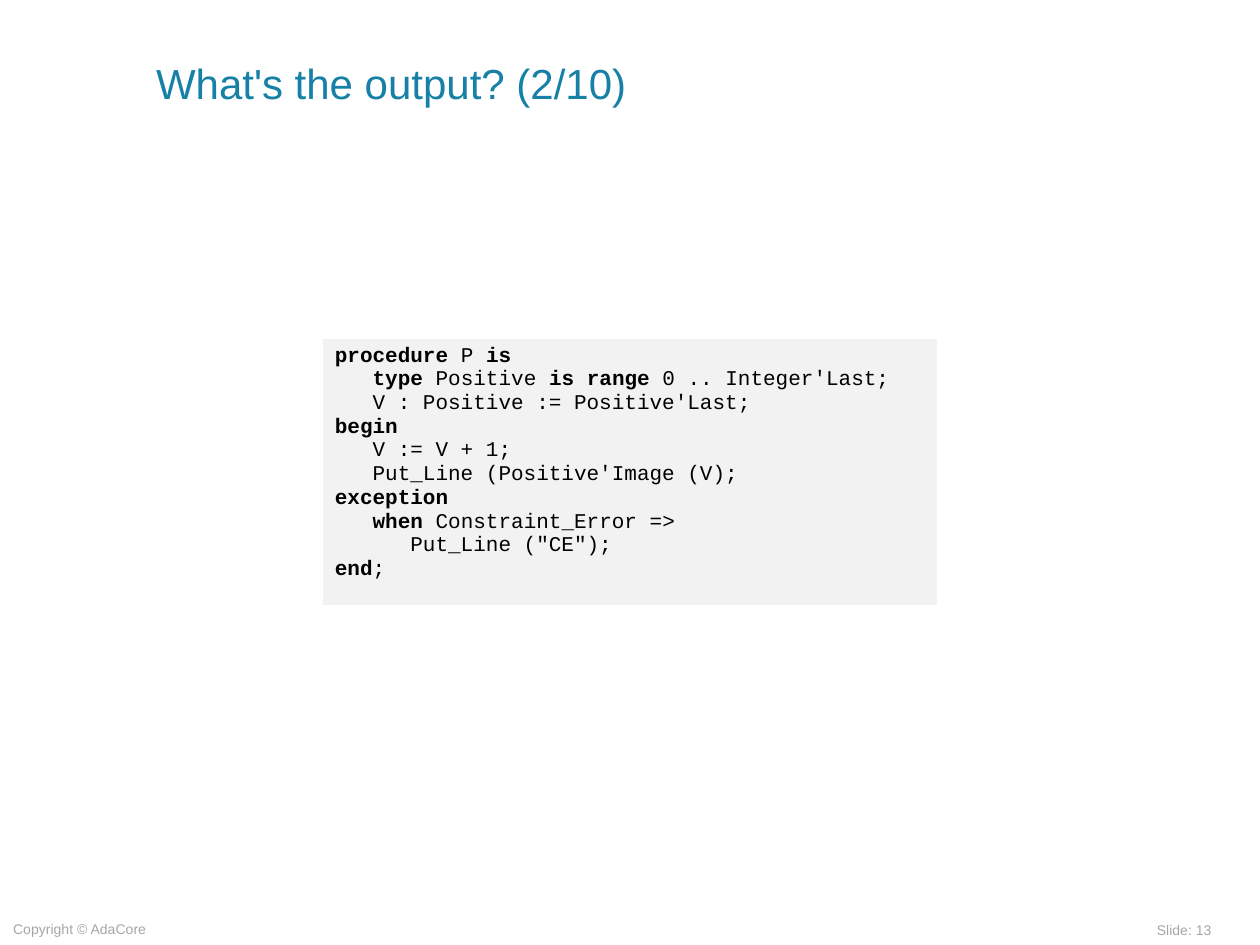
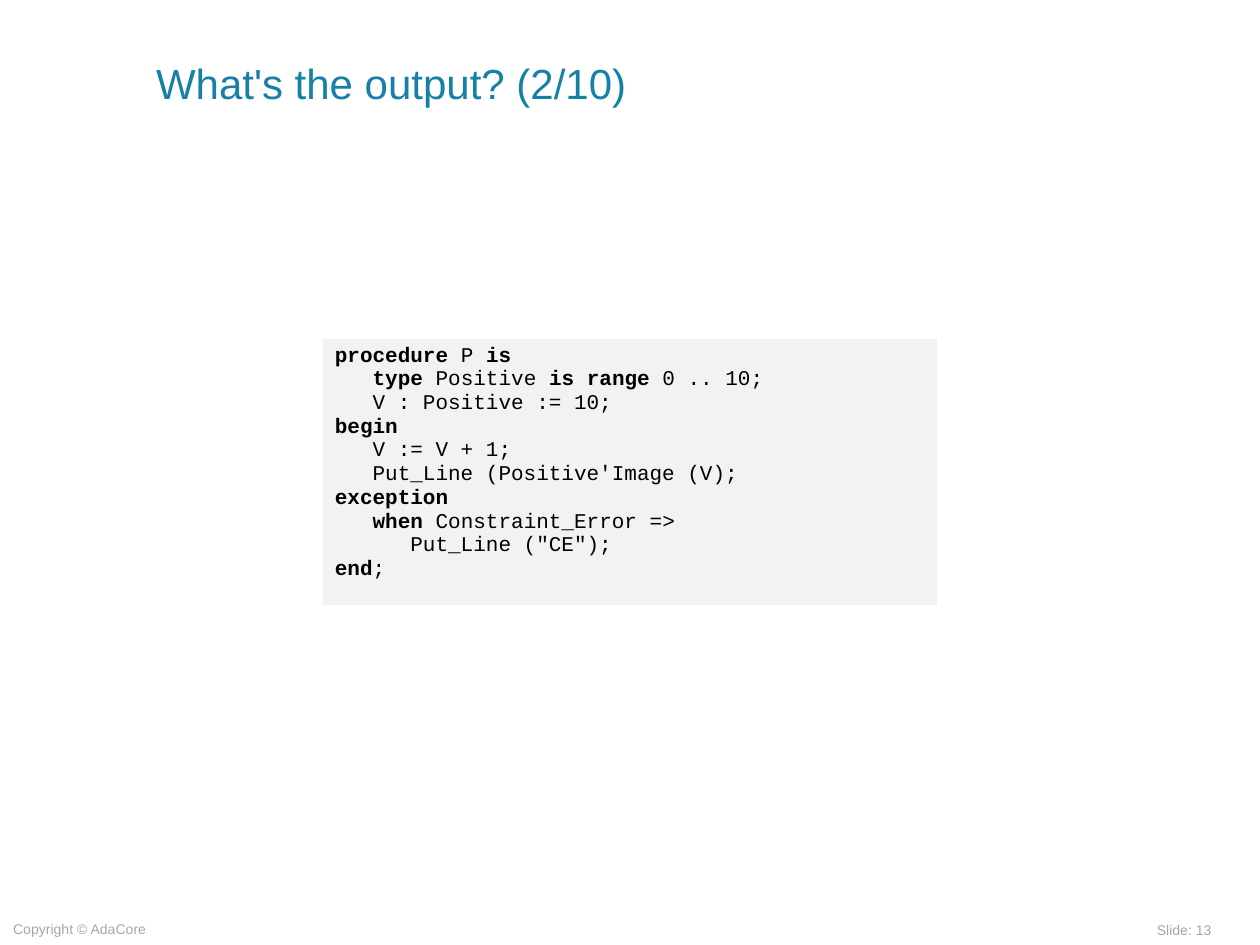
Before and after one commit to AdaCoreU/Courses, a slide deck: slide 13 of lectures/03_Programming_in_the_Large/01_Exceptions/slides/Exceptions.ppt. Drawn at 1260x945 pixels with LibreOffice and Linux fonts; fonts in the diff are those of the drawing; background and template pictures are left out. Boxes give left, top, right and bottom in pixels: in the first picture for what was removed or moved away, otherwise in the second. Text is boxed around its words. In the diff, an @@ line names an element or a change of style, - is before the commit and + after.

```diff
--- a/lectures/03_Programming_in_the_Large/01_Exceptions/slides/Exceptions.ppt
+++ b/lectures/03_Programming_in_the_Large/01_Exceptions/slides/Exceptions.ppt
@@ table at (x1=323, y1=339, x2=937, y2=607) @@
@@ row 1, column 1: "procedure P is / type Positive is range 0 .. Integer'Last; / V : Positive := Positive'Last; / begin / V := V + 1; / Put_Line (Positive'Image (V); / exception / when Constraint_Error => / Put_Line ("CE"); / end;" to "procedure P is / type Positive is range 0 .. 10; / V : Positive := 10; / begin / V := V + 1; / Put_Line (Positive'Image (V); / exception / when Constraint_Error => / Put_Line ("CE"); / end;" @@
```
Also in this commit, not shown: 8 other slides changed.
